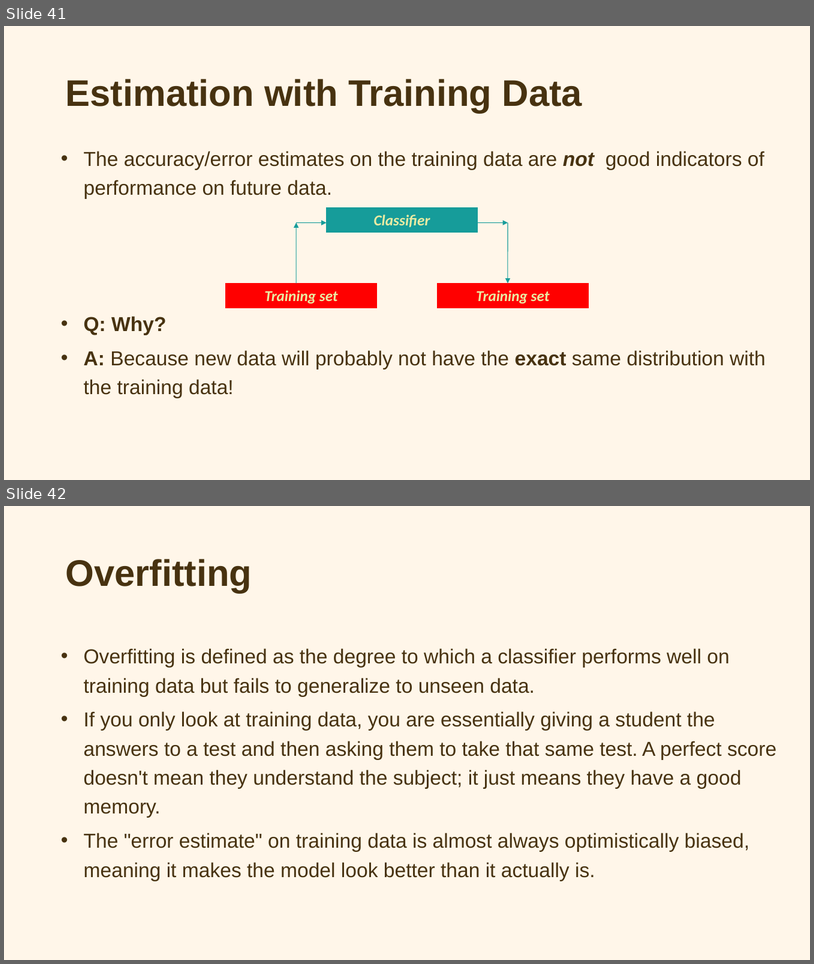
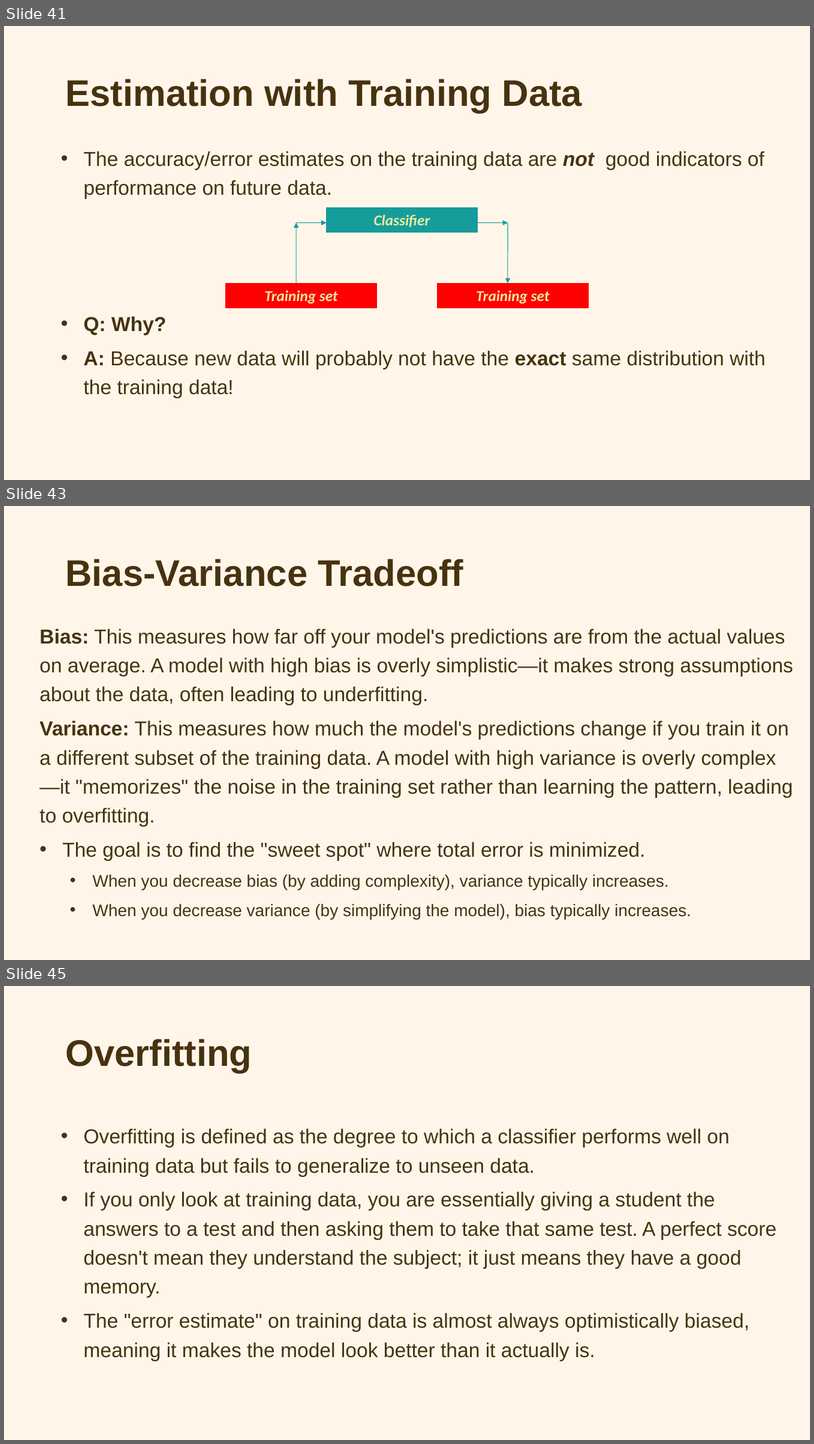
Before and after one commit to OEKundakcioglu/OEKundakcioglu.github.io, a slide deck: public/Week2/Week2.pptx. Shown one above the other, each under a label of ours: slides 41 and 42 before the commit, slides 41, 43 and 45 after it; the slides between them are not shown. The pictures are 814x964 and 814x1444 pixels, drawn with LibreOffice and Linux fonts; fonts in the diff are those of the drawing. Boxes give left, top, right and bottom in pixels: in the first picture for what was removed or moved away, otherwise in the second. Text is boxed around its words. In the diff, an @@ line names an element or a change of style, - is before the commit and + after.

```diff
--- a/public/Week2/Week2.pptx
+++ b/public/Week2/Week2.pptx
@@ slide 43 added at bbox=[4, 506, 810, 960], background #FFF7E9 @@
@@ title added at bbox=[65, 559, 464, 586], 44 pt, text #473210, bold @@
+Bias-Variance Tradeoff
@@ text added at bbox=[39, 628, 794, 919], 24 pt, text #473210 @@
+Bias: This measures how far off your model's predictions are from the actual values on average. A model with high bias is overly simplistic—it makes strong assumptions about the data, often leading to underfitting.
+Variance: This measures how much the model's predictions change if you train it on a different subset of the training data. A model with high variance is overly complex—it "memorizes" the noise in the training set rather than learning the pattern, leading to overfitting.
+• The goal is to find the "sweet spot" where total error is minimized.
+  • When you decrease bias (by adding complexity), variance typically increases.
+  • When you decrease variance (by simplifying the model), bias typically increases.
@@ what was slide 42 is now slide 45 @@
```
Also in this commit, not shown: 1 slide changed, 3 other slides added.
